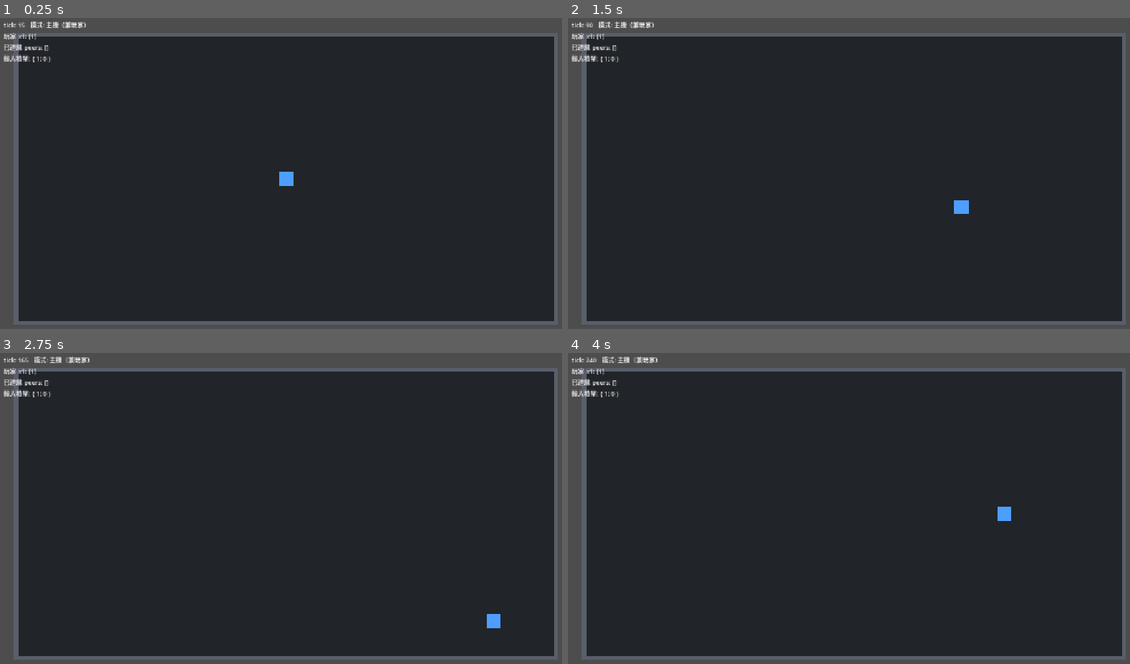
Above: before the commit, frames 1-4 (two rows, left to right).
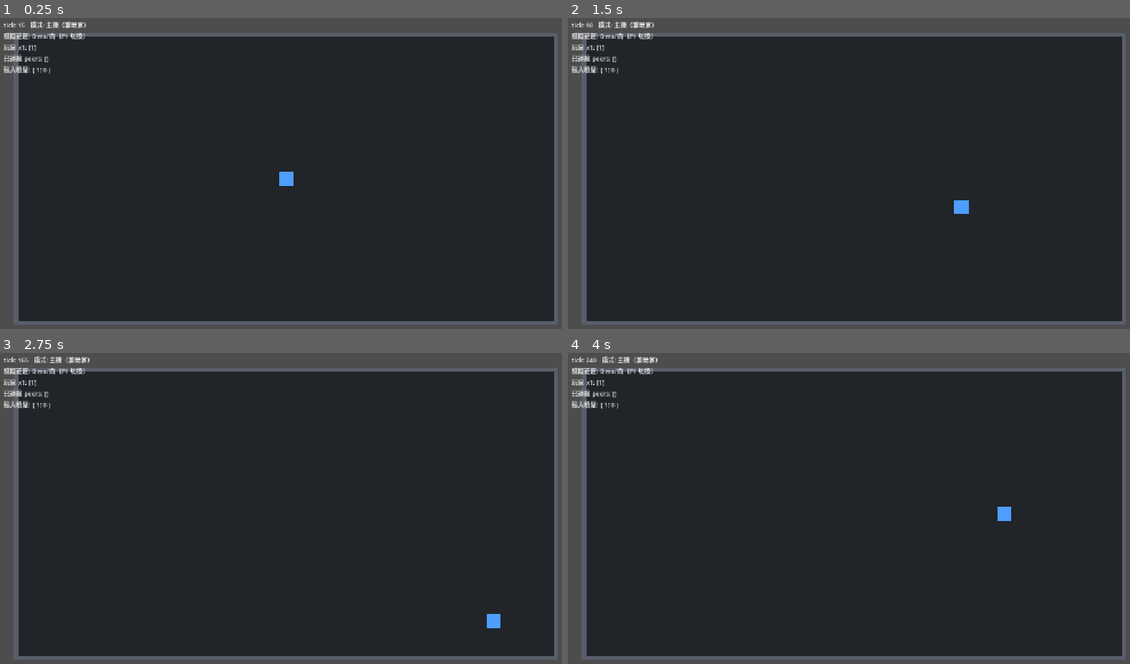
Above: after the commit, the same moments.

Repository: dijkstra1115/Rogue
Game: Godot game, scene res://scenes/arena.tscn
Two runs of this game, one before a commit and one after it. Both use one fixed random seed, a clock stepped at 60 frames per second and the inputs below. This scene is started directly instead of the project's main scene.
Inputs (mouse positions are in pixels of both pictures, inside the frame that each line leads up to):
- Up to frame 1 (0.25 s): no input
- Up to frame 2 (1.5 s): tap Enter at 0.5 s; move the mouse to (978, 164) at 0.52 s; hold D (move_right) 0.53-1.28 s; hold E (interact) 0.53-1.28 s; move the mouse to (742, 195) at 1.27 s; hold S (move_down) from 1.28 s (still down); click (742, 195) at 1.35 s
- Up to frame 3 (2.75 s): move the mouse to (342, 443) at 2.02 s; release S (move_down) at 2.03 s; hold D (move_right) from 2.03 s (still down); hold Right mouse button (secondary) from 2.03 s (still down)
- Up to frame 4 (4 s): move the mouse to (826, 576) at 2.77 s; release D (move_right) at 2.78 s; release Right mouse button (secondary) at 2.78 s; hold W (move_up) 2.78-3.53 s; tap Q (special) at 2.85 s; move the mouse to (1028, 561) at 3.52 s; hold A (move_left) from 3.53 s (still down); hold Space (utility) from 3.53 s (still down)

The runs differ from the first frame. In frame 1, 0.5% of the frame differs, in the area x 0-16%, y 4-18%; in frame 2, 0.5%; in frame 3, 0.5%; in frame 4, 0.5%.

Commit message:
M1 步驟 6：人為延遲模擬（收/發延遲佇列）
- NetworkManager：send_or_delay / receive_or_delay，本機收發各延遲一次
  （RTT 約 +2×設定值），佇列頭序出保持 ordered 語意
- F1 循環切換 0/25/50/100 ms；--latency <ms> 供 headless 測試
- 狀態接收拆成 _receive_state（收）→ _apply_server_state（處理）以便注入延遲
- 煙霧測試：100ms/向下 bot 客戶端 700 tick 修正 0 次、未確認 14 筆（符合理論值）

Co-Authored-By: Claude Fable 5 <noreply@anthropic.com>

Diff:
--- a/client/debug_overlay.gd
+++ b/client/debug_overlay.gd
@@ -8,11 +8,19 @@
 @onready var world: Node2D = get_parent()
 
 
+## F1：循環切換人為延遲（0 / 25 / 50 / 100 ms）
+func _input(event: InputEvent) -> void:
+	var key := event as InputEventKey
+	if key != null and key.pressed and not key.echo and key.keycode == KEY_F1:
+		NetworkManager.instance.cycle_sim_latency()
+
+
 func _process(_delta: float) -> void:
 	var net := NetworkManager.instance
 	var lines: PackedStringArray = []
 
 	lines.append("tick: %d   模式: %s" % [world.current_tick, _mode_name(net)])
+	lines.append("模擬延遲: %d ms/向（F1 切換）" % net.sim_latency_ms)
 
 	var ids: Array = world.player_states.keys()
 	ids.sort()
--- a/main.gd
+++ b/main.gd
@@ -52,6 +52,10 @@
 	var quit_index: int = args.find("--quit-after-ticks")
 	if quit_index != -1 and quit_index + 1 < args.size():
 		Session.quit_after_ticks = int(args[quit_index + 1])
+	var latency_index: int = args.find("--latency")
+	if latency_index != -1 and latency_index + 1 < args.size():
+		NetworkManager.instance.sim_latency_ms = int(args[latency_index + 1])
+		print("[main] 模擬延遲：%d ms/向" % NetworkManager.instance.sim_latency_ms)
 
 
 ## 專用伺服器：開 ENet 伺服器後直接進場景跑模擬。
--- a/net/network_manager.gd
+++ b/net/network_manager.gd
@@ -29,9 +29,61 @@
 signal connect_failed      # 客戶端：連線失敗
 signal server_lost         # 客戶端：連線中途斷掉
 
+## ---- 人為延遲模擬（步驟 6，M1 驗收的關鍵）----
+## 本機測試延遲是 0ms，預測/和解/插值的 bug 會完全隱形；
+## 開啟後，本機的「收」與「發」各延遲一次（模擬自己網路差），RTT 約 +2×此值。
+## F1 循環切換（debug_overlay），或啟動參數 --latency <ms>（headless 測試用）。
+const SIM_LATENCY_PRESETS_MS: Array[int] = [0, 25, 50, 100]
+
+## 模擬的單向延遲（毫秒），0 = 關閉
+var sim_latency_ms: int = 0
+
+var _sim_tick: int = 0                       # 延遲佇列自己的時基（physics frame）
+var _outgoing_queue: Array[Dictionary] = []  # [{due: int, fn: Callable}]
+var _incoming_queue: Array[Dictionary] = []
+
 
 func _enter_tree() -> void:
 	instance = self
+
+
+func _physics_process(_delta: float) -> void:
+	_sim_tick += 1
+	_flush_due(_outgoing_queue)
+	_flush_due(_incoming_queue)
+
+
+## 送出方向：無延遲直接執行；有延遲就排進佇列，到期才真正送。
+func send_or_delay(fn: Callable) -> void:
+	if sim_latency_ms <= 0:
+		fn.call()
+		return
+	_outgoing_queue.append({"due": _sim_tick + _latency_ticks(), "fn": fn})
+
+
+## 接收方向：同上，延後「處理」收到的封包。
+func receive_or_delay(fn: Callable) -> void:
+	if sim_latency_ms <= 0:
+		fn.call()
+		return
+	_incoming_queue.append({"due": _sim_tick + _latency_ticks(), "fn": fn})
+
+
+func cycle_sim_latency() -> void:
+	var index := SIM_LATENCY_PRESETS_MS.find(sim_latency_ms)
+	sim_latency_ms = SIM_LATENCY_PRESETS_MS[(index + 1) % SIM_LATENCY_PRESETS_MS.size()]
+	print("[net] 模擬延遲：%d ms/向（RTT 約 +%d ms）" % [sim_latency_ms, sim_latency_ms * 2])
+
+
+func _latency_ticks() -> int:
+	return ceili(sim_latency_ms * 60.0 / 1000.0)
+
+
+## 佇列頭到期就依序執行——只從頭部拿，保持順序（模擬 ordered 通道）
+func _flush_due(queue: Array[Dictionary]) -> void:
+	while not queue.is_empty() and queue[0].due <= _sim_tick:
+		var entry: Dictionary = queue.pop_front()
+		(entry.fn as Callable).call()
 
 
 func _ready() -> void:
@@ -68,6 +120,8 @@
 func leave() -> void:
 	multiplayer.multiplayer_peer = null
 	input_buffers.clear()
+	_outgoing_queue.clear()
+	_incoming_queue.clear()
 
 
 func is_server() -> bool:
@@ -78,7 +132,8 @@
 
 ## 客戶端每 tick 呼叫：把本地 InputFrame 送到伺服器
 func submit_local_input(frame: InputFrame) -> void:
-	_submit_input.rpc_id(SERVER_PEER_ID, frame.to_dict())
+	var data := frame.to_dict()
+	send_or_delay(func() -> void: _submit_input.rpc_id(SERVER_PEER_ID, data))
 
 
 ## 伺服器端（host 兼玩家）：本地輸入不走網路，直接進緩衝
@@ -90,8 +145,11 @@
 func _submit_input(input_data: Dictionary) -> void:
 	if not multiplayer.is_server():
 		return
+	# sender_id 要在收到的當下抓（延遲處理時 context 已不同）
 	var sender_id := multiplayer.get_remote_sender_id()
-	_buffer_input(sender_id, InputFrame.from_dict(input_data))
+	receive_or_delay(
+		func() -> void: _buffer_input(sender_id, InputFrame.from_dict(input_data))
+	)
 
 
 func _buffer_input(peer_id: int, frame: InputFrame) -> void:
--- a/sim/game_world.gd
+++ b/sim/game_world.gd
@@ -168,11 +168,18 @@
 	for peer_id: int in player_states:
 		positions[peer_id] = player_states[peer_id].pos
 		acks[peer_id] = player_states[peer_id].get("ack_tick", -1)
-	_receive_state.rpc({"t": tick, "p": positions, "a": acks})
+	var payload := {"t": tick, "p": positions, "a": acks}
+	NetworkManager.instance.send_or_delay(func() -> void: _receive_state.rpc(payload))
 
 
 @rpc("authority", "unreliable_ordered")
 func _receive_state(state_data: Dictionary) -> void:
+	NetworkManager.instance.receive_or_delay(
+		func() -> void: _apply_server_state(state_data)
+	)
+
+
+func _apply_server_state(state_data: Dictionary) -> void:
 	last_server_state_tick = state_data.get("t", -1)
 	ticks_since_server_state = 0
 	var positions: Dictionary = state_data.get("p", {})
